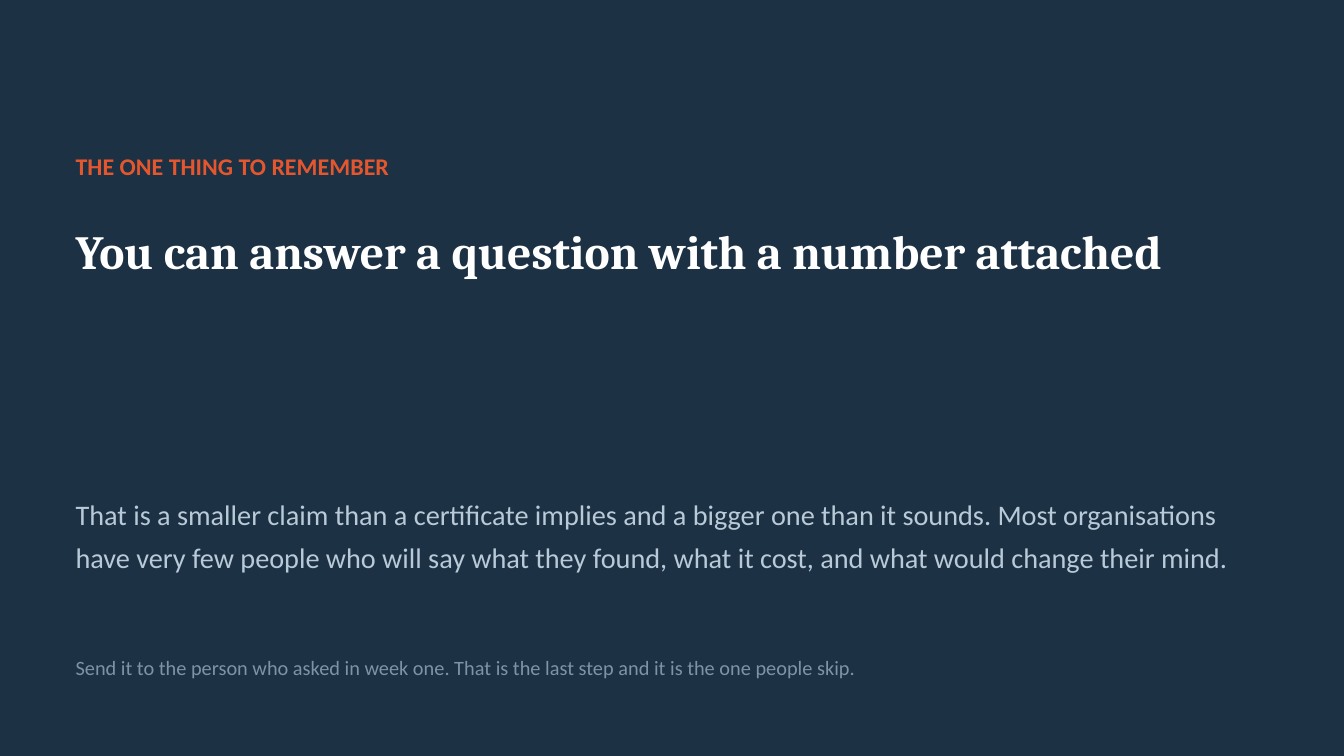
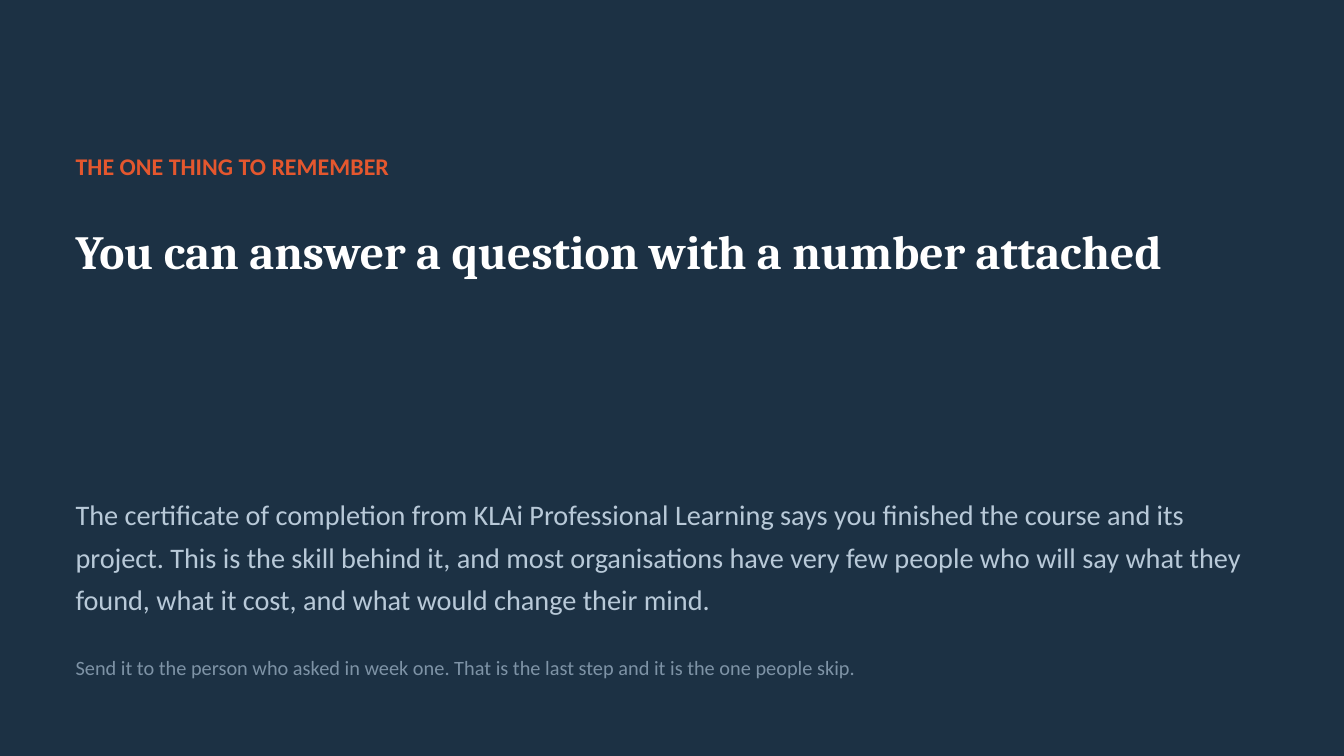
Before and after one commit to Jotham566/teaching-material, a slide deck: slide 30 of DataAnalysis_Track/decks/DA_S15_Measures_a_dashboard_and_presenting_it.pptx. Drawn at 1344x756 pixels with LibreOffice and Linux fonts; fonts in the diff are those of the drawing. Boxes give left, top, right and bottom in pixels: in the first picture for what was removed or moved away, otherwise in the second. Text is boxed around its words. In the diff, an @@ line names an element or a change of style, - is before the commit and + after.

```diff
--- a/DataAnalysis_Track/decks/DA_S15_Measures_a_dashboard_and_presenting_it.pptx
+++ b/DataAnalysis_Track/decks/DA_S15_Measures_a_dashboard_and_presenting_it.pptx
@@ text at (76, 505, 1241, 615): text changed @@
-That is a smaller claim than a certificate implies and a bigger one than it sounds. Most organisations have very few people who will say what they found, what it cost, and what would change their mind.
+The certificate of completion from KLAi Professional Learning says you finished the course and its project. This is the skill behind it, and most organisations have very few people who will say what they found, what it cost, and what would change their mind.
```
Also in this commit, not shown: 5 other slides changed, 40 other files.
